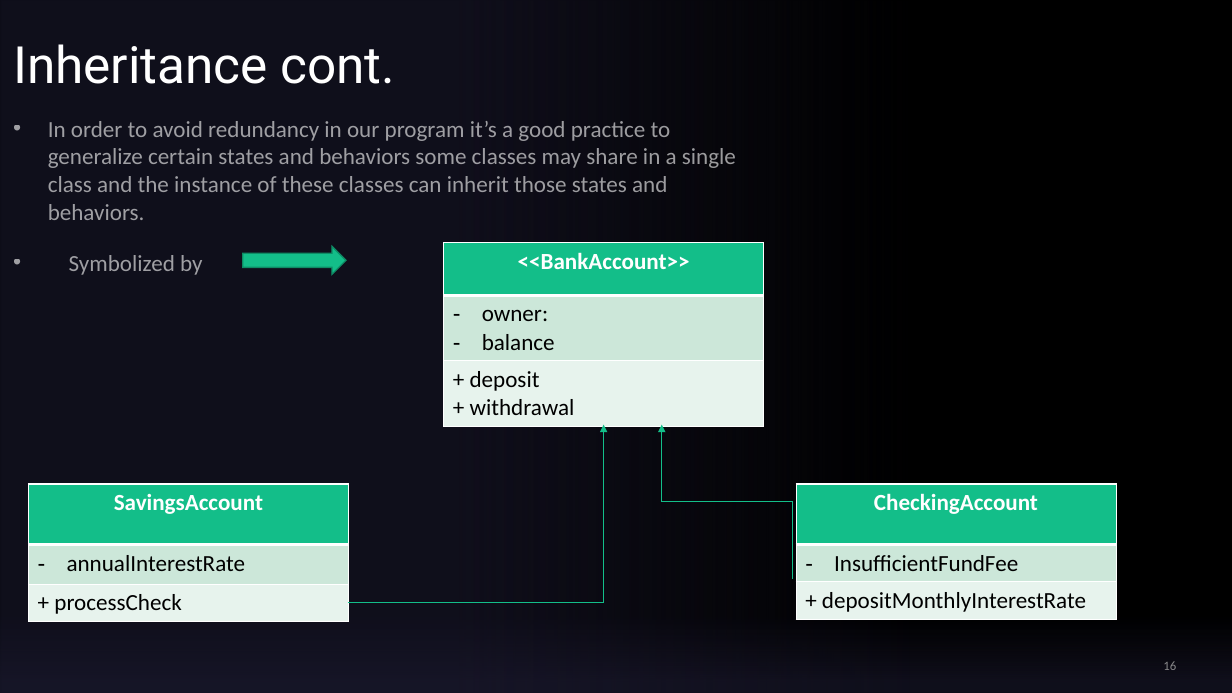
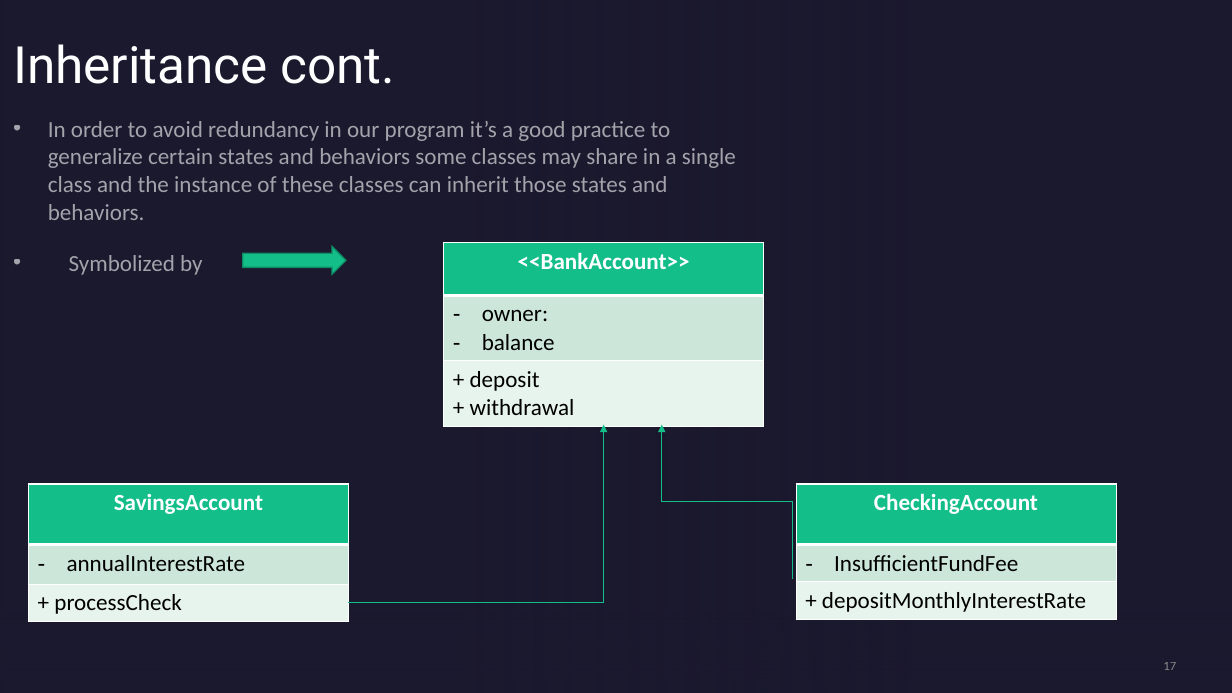
Before and after one commit to draidyn/ATMApplication, a slide deck: slide 17 of FinalPresentationClassDiagram.pptx (slide 16 before the commit). Drawn at 1232x693 pixels with LibreOffice and Linux fonts; fonts in the diff are those of the drawing; background and template pictures are left out. Boxes give left, top, right and bottom in pixels: in the first picture for what was removed or moved away, otherwise in the second. Text is boxed around its words. In the diff, an @@ line names an element or a change of style, - is before the commit and + after.

Commit message:
unified the theme of the slide layout

```diff
--- a/FinalPresentationClassDiagram.pptx
+++ b/FinalPresentationClassDiagram.pptx
@@ background picture (left out) to #1B192E @@
@@ page number at bbox=[1163, 662, 1176, 670]: text changed @@
-16
+17
```
Also in this commit, not shown: 9 other slides changed.
